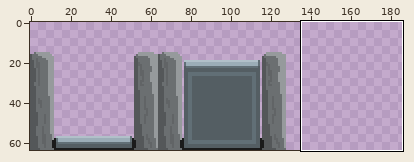
Two versions of one pixel-art file, Assets/Sprites/doors.aseprite. The picture above shows the old version from afar; the outline marks the close-up.
Close-up. First the earlier version:
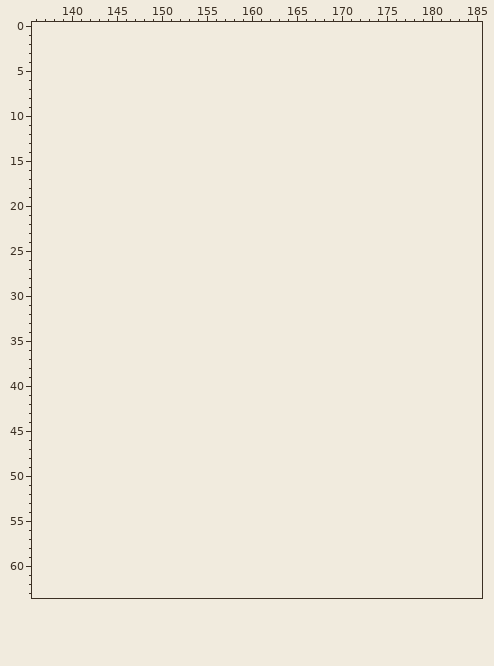
128x64 pixels, 1 frame. Shown: x 136..185, y 0..63. The old version is drawn lined up with the new one, on the new canvas. The wide view leaves out empty margins.
New version:
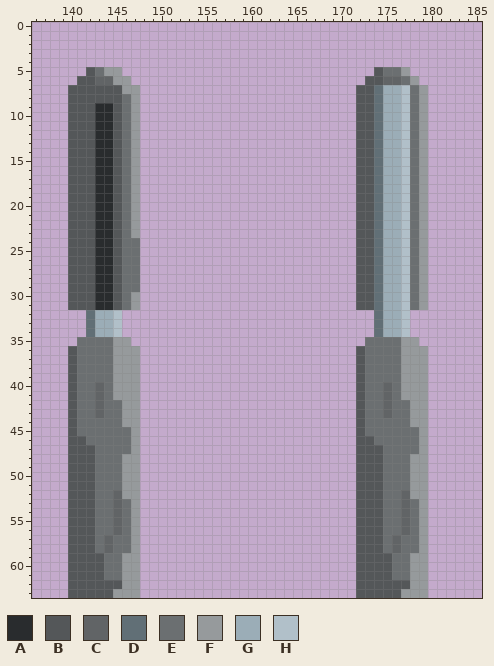
Palette (. is transparent): A #292c2e  B #545759  C #616466  D #616f76  E #6b6f71  F #969a9c  G #9badb7  H #b1c0c9
The exact change:
canvas 128x64 -> 192x64
Changed rows in their new state; - is an unchanged pixel.
first column x 140:
 5 --BEFF----------------------------BEEF--
 6 -BBCCFF--------------------------BBCCEF-
 7 BBBBBBFF------------------------BBDGGHEF
 8 BBBBBBEF------------------------BBDGGHEF
 9 BBBAABEF------------------------BBDGGHEF
10 BBBAABEF------------------------BBDGGHEF
11 BBBAABEF------------------------BBDGGHEF
12 BBBAABEF------------------------BBDGGHEF
13 BBBAABEF------------------------BBDGGHEF
14 BBBAABEF------------------------BBDGGHEF
15 BBBAABEF------------------------BBDGGHEF
16 BBBAABEF------------------------BBDGGHEF
17 BBBAABEF------------------------BBDGGHEF
18 BBBAABEF------------------------BBDGGHEF
19 BBBAABEF------------------------BBDGGHEF
20 BBBAABEF------------------------BBDGGHEF
21 BBBAABEF------------------------BBDGGHEF
22 BBBAABEF------------------------BBDGGHEF
23 BBBAABEF------------------------BBDGGHEF
24 BBBAABEE------------------------BBDGGHEF
25 BBBAABEE------------------------BBDGGHEF
26 BBBAABEE------------------------BBDGGHEF
27 BBBAABEE------------------------BBDGGHEF
28 BBBAABEE------------------------BBDGGHEF
29 BBBAABEE------------------------BBDGGHEF
30 BBBAABEF------------------------BBDGGHEF
31 BBBAABEF------------------------BBDGGHEF
32 --DGGH----------------------------DGGH--
33 --DGGH----------------------------DGGH--
34 --DGGH----------------------------DGGH--
35 -EEEEFF--------------------------EEEEFF-
36 BEEEEFFF------------------------BEEEEFFF
37 BEEEEFFF------------------------BEEEEFFF
38 BEEEEFFF------------------------BEEEEFFF
39 BEEEEFFF------------------------BEEEEFFF
40 BEECEFFF------------------------BEECEFFF
41 BEECEFFF------------------------BEECEFFF
42 BEECEEFF------------------------BEECEEFF
43 BEECEEFF------------------------BEECEEFF
44 BEEEEEFF------------------------BEEEEEFF
45 BEEEEEEF------------------------BEEEEEEF
46 BBEEEEEF------------------------BBEEEEEF
47 BBBEEEEF------------------------BBBEEEEF
48 BBBEEEFF------------------------BBBEEEFF
49 BBBEEEFF------------------------BBBEEEFF
50 BBBEEEFF------------------------BBBEEEFF
51 BBBEEEFF------------------------BBBEEEFF
52 BBBEECFF------------------------BBBEECFF
53 BBBEECEF------------------------BBBEECEF
54 BBBEECEF------------------------BBBEECEF
55 BBBEECEF------------------------BBBEECEF
56 BBBEECEF------------------------BBBEECEF
57 BBBECEEF------------------------BBBECEEF
58 BBBECEEF------------------------BBBECEEF
59 BBBBEEFF------------------------BBBBEEFF
60 BBBBEEFF------------------------BBBBEEFF
61 BBBBEEFF------------------------BBBBEEFF
62 BBBBBBFF------------------------BBBBBBFF
63 BBBBBFFF------------------------BBBBBFFF
Where, in picture pixels (left, top, right, bottom), the same in both close-ups:
added: (68, 67, 140, 598)
added: (356, 67, 428, 598)
